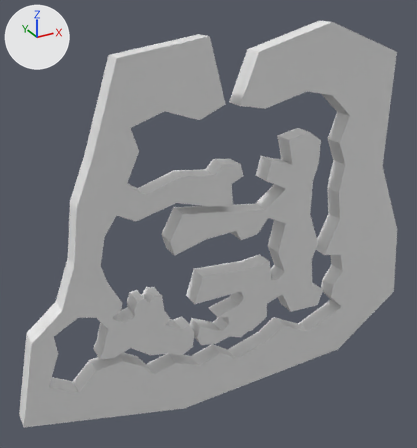
One commit to the FBX model Assets/Models/mesh_walls.fbx: the scene before it, then after it.
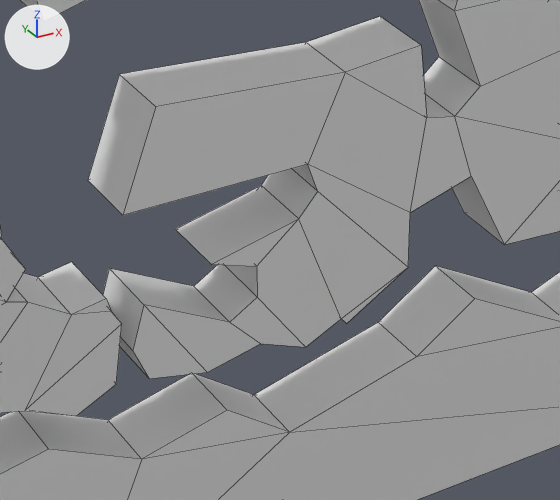
Old and new are each drawn whole from a camera (50 mm lens) standing at (-43.9, -91.7, 67.6) and looking at (5.0, -2.8, 23.2) and again close up on the part from 39% to 73% of the width and 56% to 84% of the height. Lighting does not change. The marker at upper left points along +X, +Y and +Z. The close-ups show mesh edges as thin lines. Where no turn or scale is listed for an object, it has been applied to the vertices.

Names of what the first close-up shows: 'Wall'.
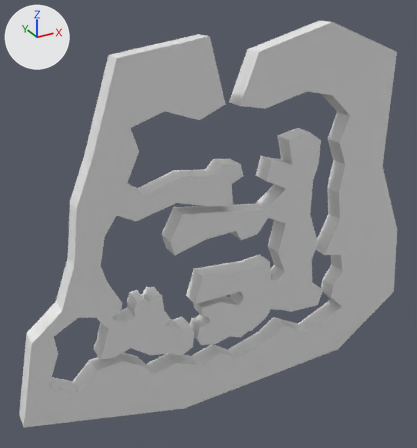
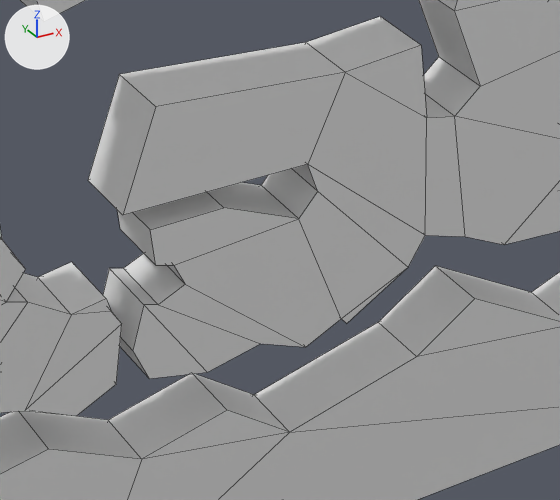
What differs and where, as boxes [x1, y1, x2, y2] in the close-ups (560 x 500 px; the box of a moved part takes in the faces that stretch with it):
part 1 of me_plane_008, built on: before [109, 186, 341, 372]; after [109, 182, 341, 372]
part 2 of me_plane_008, moved or reshaped: before [308, 73, 560, 266]; after [308, 73, 560, 267]

The change, as a diff of the scene's bpy script:
```diff
--- a/Assets/Models/mesh_walls.fbx.py
+++ b/Assets/Models/mesh_walls.fbx.py
@@ me_plane_008 @@
 me_plane_008.from_pydata(...)  # 300 vertices, 318 faces; spans x -34.1..53.4, y -3.7..0.0, z -16.7..57.0
 # used by ob_wall; location = (-0.3, -3.73, 2.23)
 # verts and faces of me_plane_008; kept vertices keep their numbers, new ones are numbered from 300
 # before: 24 (4.7, -3.7, 3.0) at pixel (211, 264), 25 (7.3, -3.7, 2.1) at pixel (256, 266), 26 (7.3, -3.7, 0.2) at pixel (257, 297), 27 (5.8, -3.7, -0.8) at pixel (229, 322), 49 (9.7, -3.7, 4.1) at pixel (298, 218)
 # before: 171 (4.7, 0.0, 3.0) at pixel (175, 229), 172 (7.3, 0.0, 2.1), 173 (7.3, 0.0, 0.2), 174 (5.8, 0.0, -0.8) at pixel (193, 286), 196 (9.7, 0.0, 4.1) at pixel (261, 185)
 # before: 37 (16.5, -3.7, 2.4) at pixel (410, 212), 38 (20.3, -3.7, 3.6) at pixel (471, 176), 184 (16.5, 0.0, 2.4), 185 (20.3, 0.0, 3.6)
+# me_plane_008 part 1
+delete_faces([(24, 25, 49), (171, 196, 172), (24, 171, 172, 25)])
+verts[25] = (2.5, -3.7, 3.6)  # moved, pixel (173, 265)
+verts[172] = (2.5, 0.0, 3.6)  # moved
+verts[26] = (3.2, -3.7, 2.3)  # moved, pixel (185, 284)
+verts[173] = (3.2, 0.0, 2.3)  # moved
+verts[27] = (1.7, -3.7, 1.6)  # moved, pixel (158, 304)
+verts[174] = (1.7, 0.0, 1.6)  # moved, pixel (123, 268)
+verts[24] = (5.3, -3.7, 6.0)  # moved, pixel (223, 207)
+verts[171] = (5.3, 0.0, 6.0)  # moved
+verts[300] = (1.5, -3.7, 3.9)  # pixel (155, 265)
+verts[301] = (1.5, 0.0, 3.9)  # pixel (120, 229)
+verts[302] = (1.2, -3.7, 6.0)  # pixel (150, 229)
+verts[303] = (1.2, 0.0, 6.0)
+faces += [(24, 302, 300, 25, 49), (171, 196, 172, 301, 303), (25, 300, 301, 172), (300, 302, 303, 301), (24, 171, 303, 302)]
+# me_plane_008 part 2
+verts[37] = (17.6, -3.7, 0.8)  # moved, pixel (425, 235)
+verts[184] = (17.6, 0.0, 0.8)  # moved
+verts[38] = (20.1, -3.7, -0.1)  # moved, pixel (465, 236)
+verts[185] = (20.1, 0.0, -0.1)  # moved
```
